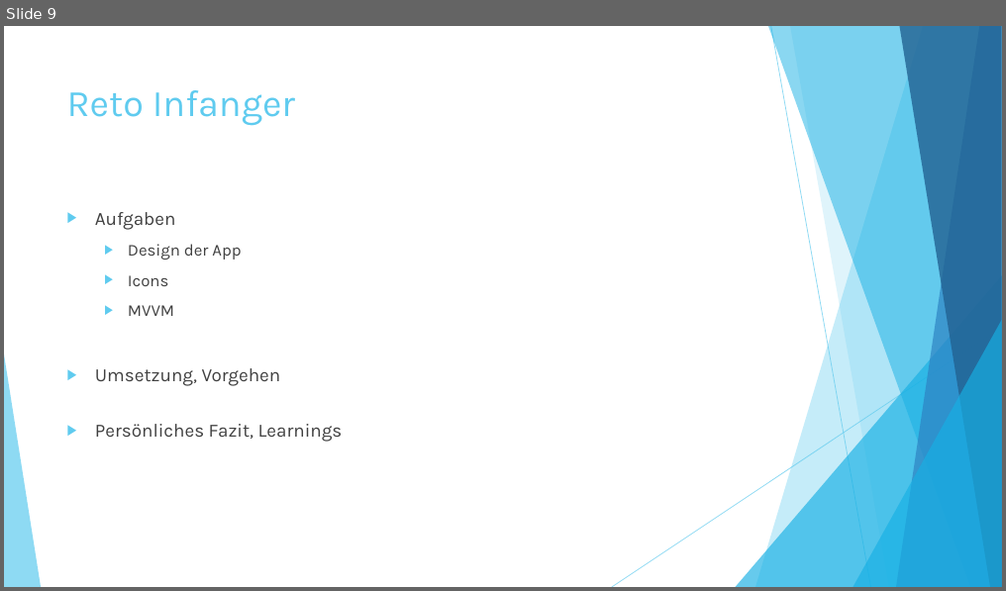
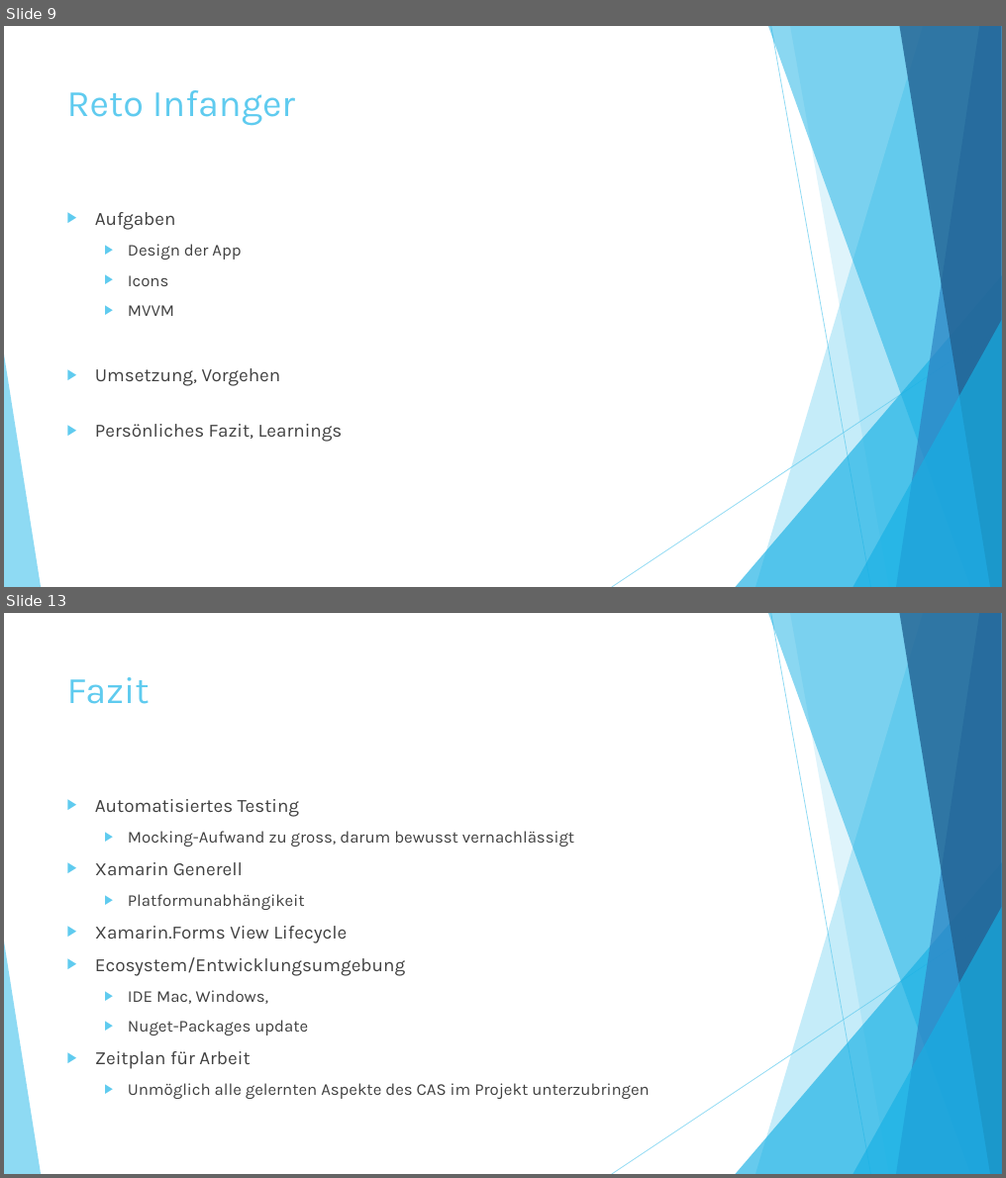
Before and after one commit to chrobacik/Device2Device-FileIO, a slide deck: Projekt Dokumente/Präsentation.pptx. Shown one above the other, each under a label of ours: slide 9 before the commit, slides 9 and 13 after it; the slides between them are not shown. The pictures are 1006x591 and 1006x1178 pixels, drawn with LibreOffice and Linux fonts; fonts in the diff are those of the drawing. Boxes give left, top, right and bottom in pixels: in the first picture for what was removed or moved away, otherwise in the second. Text is boxed around its words. In the diff, an @@ line names an element or a change of style, - is before the commit and + after.

Commit message:
Projekt-Dokumente und Präsentation

```diff
--- a/Projekt Dokumente/Präsentation.pptx
+++ b/Projekt Dokumente/Präsentation.pptx
@@ slide 13 added at box(4, 613, 1002, 1174), background #FFFFFF; not listed: 10 template elements that a slide beside it also shows @@
@@ title added at box(67, 677, 150, 704), 36 pt, text #5FCBEF @@
+Fazit
@@ text added at box(95, 799, 649, 1099), 16 pt, text #404040 @@
+▶ Automatisiertes Testing
+  ▶ Mocking-Aufwand zu gross, darum bewusst vernachlässigt
+▶ Xamarin Generell
+  ▶ Platformunabhängikeit
+▶ Xamarin.Forms View Lifecycle
+▶ Ecosystem/Entwicklungsumgebung
+  ▶ IDE Mac, Windows,
+  ▶ Nuget-Packages update
+▶ Zeitplan für Arbeit
+  ▶ Unmöglich alle gelernten Aspekte des CAS im Projekt unterzubringen
```
Also in this commit, not shown: 3 slides changed, 1 other slide added, 1 slide removed, 1 other file.
